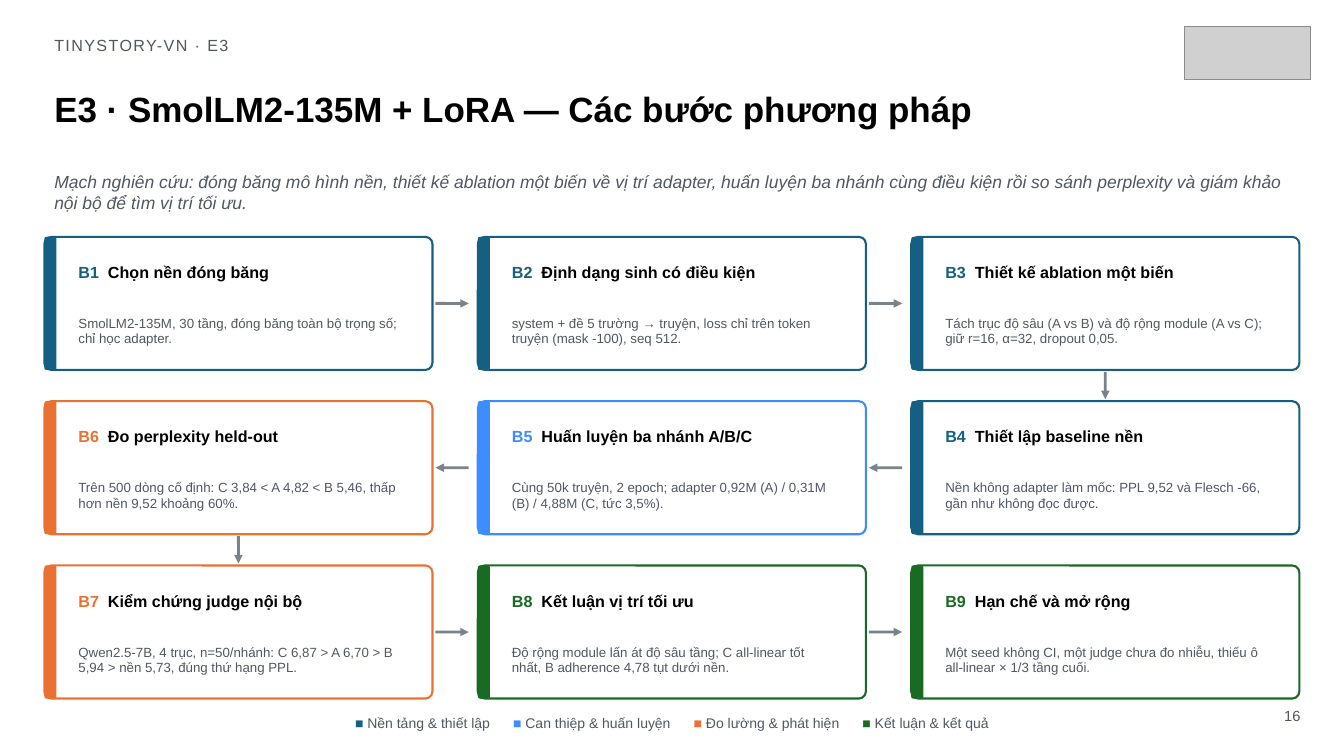
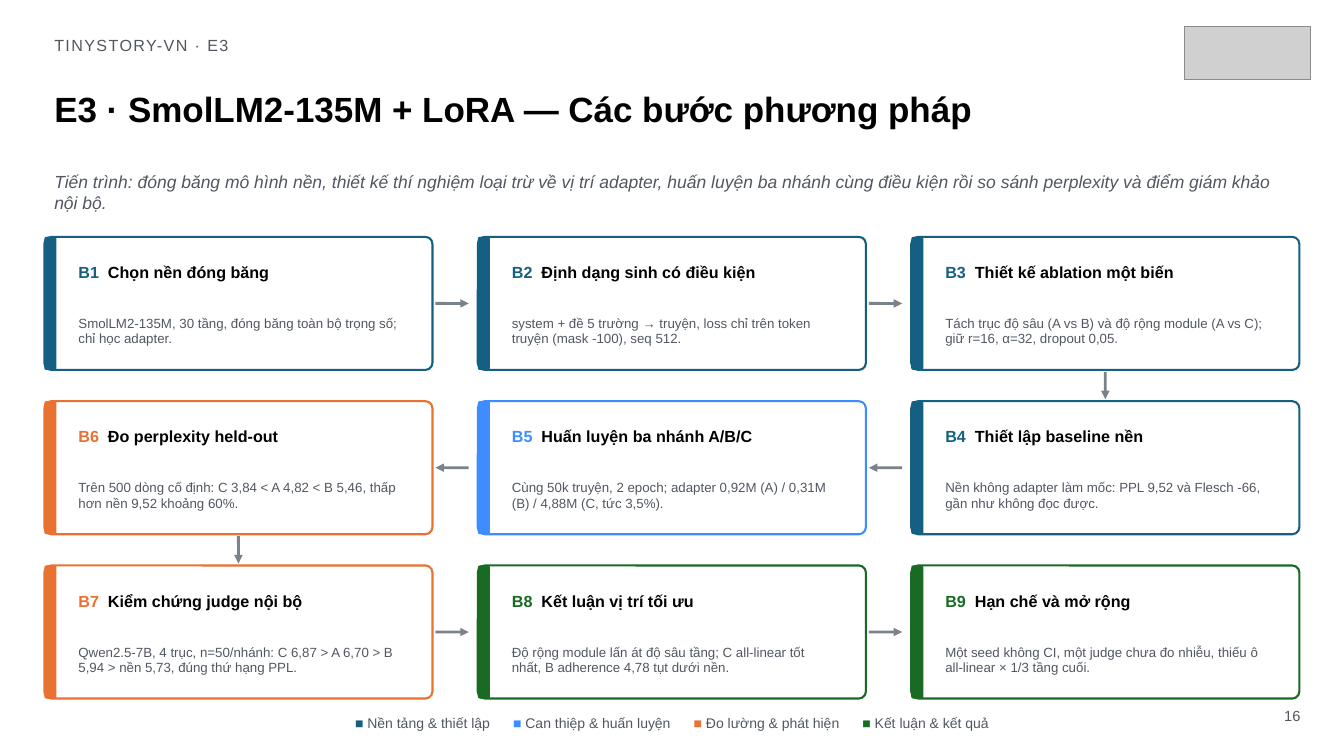
Before and after one commit to tungd/tinystory-vn, a slide deck: slide 16 of output/presentation/tinystory-vn-summary.pptx. Drawn at 1344x756 pixels with LibreOffice and Linux fonts; fonts in the diff are those of the drawing; grey boxes stand for pictures. Boxes give left, top, right and bottom in pixels: in the first picture for what was removed or moved away, otherwise in the second. Text is boxed around its words. In the diff, an @@ line names an element or a change of style, - is before the commit and + after.

```diff
--- a/output/presentation/tinystory-vn-summary.pptx
+++ b/output/presentation/tinystory-vn-summary.pptx
@@ text at (54,175,1270,212): text changed @@
-Mạch nghiên cứu: đóng băng mô hình nền, thiết kế ablation một biến về vị trí adapter, huấn luyện ba nhánh cùng điều kiện rồi so sánh perplexity và giám khảo nội bộ để tìm vị trí tối ưu.
+Tiến trình: đóng băng mô hình nền, thiết kế thí nghiệm loại trừ về vị trí adapter, huấn luyện ba nhánh cùng điều kiện rồi so sánh perplexity và điểm giám khảo nội bộ.
```
Also in this commit, not shown: 16 other slides changed, 4 other files.
